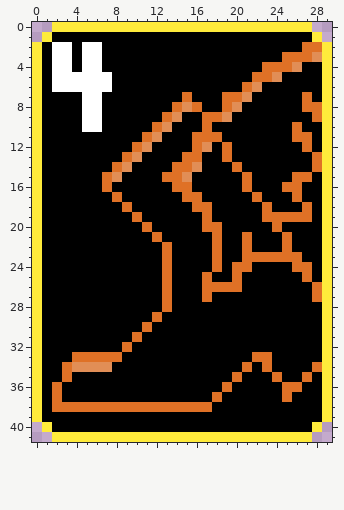
Two states of a pixel-art sprite, src/gfx/card_sprint.png. This is how it looked before the edit.
The file is 30x42 pixels.
Now the later version:
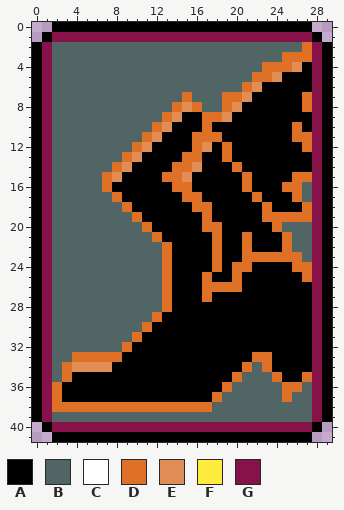
Palette (. is transparent): A #000000  B #526565  C #ffffff  D #df7126  E #e18e56  F #ffeb3b  G #871149
Message: gfx: Update card mana cost artwork Also update the few assassin card borders
Change:
@@ x 0..29 @@
- 0 ..FFFFFFFFFFFFFFFFFFFFFFFFFF..
- 1 .FAAAAAAAAAAAAAAAAAAAAAAAAAAF.
- 2 FACCACCAAAAAAAAAAAAAAAAAAAADDF
- 3 FACCACCAAAAAAAAAAAAAAAAAADDDEF
- 4 FACCACCAAAAAAAAAAAAAAAADDDEAAF
- 5 FACCCCCCAAAAAAAAAAAAAADDEAAAAF
- 6 FACCCCCCAAAAAAAAAAAAADEAAAAAAF
- 7 FAAAACCAAAAAAAADAAADDEAAAAADAF
- 8 FAAAACCAAAAAAADEDAADEAAAAAADDF
- 9 FAAAACCAAAAAADEAADDEAAAAAAAADF
-10 FAAAACCAAAAADEAAADAAAAAAAADAAF
-11 FAAAAAAAAAADEAAADDDAAAAAAADDAF
-12 FAAAAAAAAADEAAAADEADAAAAAAADAF
-13 FAAAAAAAADEAAAADDAADAAAAAAAADF
-14 FAAAAAAADEAAAADDEAAADAAAAAAADF
-15 FAAAAAADEAAAADDEAAAAADAAAADDAF
-16 FAAAAAADAAAAAADDAAAAADAAADDAAF
-17 FAAAAAAADAAAAAADDAAAAADAAADAAF
-18 FAAAAAAAADAAAAAADDAAAAADAAADAF
-19 FAAAAAAAAADAAAAAADAAAAADDDDDAF
-20 FAAAAAAAAAADAAAAADDAAAAADAAAAF
-21 FAAAAAAAAAAADAAAAADAADAAADAAAF
-22 FAAAAAAAAAAAADAAAADAADAAADAAAF
-23 FAAAAAAAAAAAADAAAADAADDDDDDAAF
-24 FAAAAAAAAAAAADAAAADADDAAAADDAF
-25 FAAAAAAAAAAAADAAADAADAAAAAADAF
-26 FAAAAAAAAAAAADAAADDDDAAAAAAADF
-27 FAAAAAAAAAAAADAAADAAAAAAAAAADF
-28 FAAAAAAAAAAAADAAAAAAAAAAAAAAAF
-29 FAAAAAAAAAAADAAAAAAAAAAAAAAAAF
-30 FAAAAAAAAAADAAAAAAAAAAAAAAAAAF
-31 FAAAAAAAAADAAAAAAAAAAAAAAAAAAF
-32 FAAAAAAAADAAAAAAAAAAAAAAAAAAAF
-33 FAAADDDDDAAAAAAAAAAAAADDAAAAAF
-34 FAADEEEEAAAAAAAAAAAAADADAAAADF
-35 FAADAAAAAAAAAAAAAAAADAAADAADAF
-36 FADAAAAAAAAAAAAAAAADAAAAADDAAF
-37 FADAAAAAAAAAAAAAAADAAAAAADAAAF
-38 FADDDDDDDDDDDDDDDDAAAAAAAAAAAF
-39 FAAAAAAAAAAAAAAAAAAAAAAAAAAAAF
-40 .FAAAAAAAAAAAAAAAAAAAAAAAAAAF.
-41 ..FFFFFFFFFFFFFFFFFFFFFFFFFF..
+ 0 ..AAAAAAAAAAAAAAAAAAAAAAAAAA..
+ 1 .AGGGGGGGGGGGGGGGGGGGGGGGGGGA.
+ 2 AGBBBBBBBBBBBBBBBBBBBBBBBBBDGA
+ 3 AGBBBBBBBBBBBBBBBBBBBBBBBDDDGA
+ 4 AGBBBBBBBBBBBBBBBBBBBBBDDDEAGA
+ 5 AGBBBBBBBBBBBBBBBBBBBBDDEAAAGA
+ 6 AGBBBBBBBBBBBBBBBBBBBDEAAAAAGA
+ 7 AGBBBBBBBBBBBBBDBBBDDEAAAAADGA
+ 8 AGBBBBBBBBBBBBDEDBBDEAAAAAADGA
+ 9 AGBBBBBBBBBBBDEAADDEAAAAAAAAGA
+10 AGBBBBBBBBBBDEAAADAAAAAAAADAGA
+11 AGBBBBBBBBBDEAAADDDAAAAAAADDGA
+12 AGBBBBBBBBDEAAAADEADAAAAAAADGA
+13 AGBBBBBBBDEAAAADDAADAAAAAAAAGA
+14 AGBBBBBBDEAAAADDEAAADAAAAAAAGA
+15 AGBBBBBDEAAAADDEAAAAADAAAADDGA
+16 AGBBBBBDAAAAAADDAAAAADAAADDBGA
+17 AGBBBBBBDAAAAAADDAAAAADAAADBGA
+18 AGBBBBBBBDAAAAAADDAAAAADAAADGA
+19 AGBBBBBBBBDAAAAAADAAAAADDDDDGA
+20 AGBBBBBBBBBDAAAAADDAAAAADBBBGA
+21 AGBBBBBBBBBBDAAAAADAADAAADBBGA
+22 AGBBBBBBBBBBBDAAAADAADAAADBBGA
+23 AGBBBBBBBBBBBDAAAADAADDDDDDBGA
+24 AGBBBBBBBBBBBDAAAADADDAAAADDGA
+25 AGBBBBBBBBBBBDAAADAADAAAAAADGA
+26 AGBBBBBBBBBBBDAAADDDDAAAAAAAGA
+27 AGBBBBBBBBBBBDAAADAAAAAAAAAAGA
+28 AGBBBBBBBBBBBDAAAAAAAAAAAAAAGA
+29 AGBBBBBBBBBBDAAAAAAAAAAAAAAAGA
+30 AGBBBBBBBBBDAAAAAAAAAAAAAAAAGA
+31 AGBBBBBBBBDAAAAAAAAAAAAAAAAAGA
+32 AGBBBBBBBDAAAAAAAAAAAAAAAAAAGA
+33 AGBBDDDDDAAAAAAAAAAAAADDAAAAGA
+34 AGBDEEEEAAAAAAAAAAAAADBDAAAAGA
+35 AGBDAAAAAAAAAAAAAAAADBBBDAADGA
+36 AGDAAAAAAAAAAAAAAAADBBBBBDDBGA
+37 AGDAAAAAAAAAAAAAAADBBBBBBDBBGA
+38 AGDDDDDDDDDDDDDDDDBBBBBBBBBBGA
+39 AGBBBBBBBBBBBBBBBBBBBBBBBBBBGA
+40 .AGGGGGGGGGGGGGGGGGGGGGGGGGGA.
+41 ..AAAAAAAAAAAAAAAAAAAAAAAAAA..
